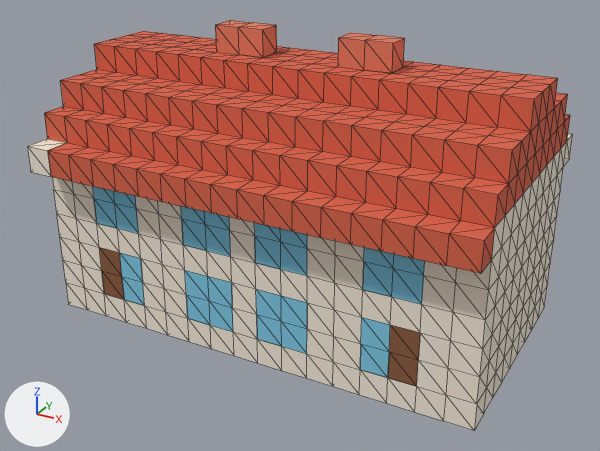
An edit to the glTF model assets/models/skins/voxel/semi_detached.glb, drawn before and after from the same camera.
Both versions are drawn from a 50 mm camera at (13.1, -24.24, 15.38) aimed at (0.15, -0.69, 3.6). The axes (+X, +Y, +Z) are drawn at lower left. The lights are the same throughout. The picture after the commit comes second. Mesh edges are drawn as thin lines. Where no turn or scale is listed for an object, it has been applied to the vertices.

Before the edit, the objects in view are built like this:
```python
me_semi_detached_door = bpy.data.meshes.new('semi_detached_door')
me_semi_detached_door.from_pydata(...)  # 12 vertices, 8 faces; spans x -6.06..6.06, y -4.2, z 0.93..2.8
me_semi_detached_door.materials.append(mat_door)  # brown #8b5a3c
me_semi_detached_roof_red = bpy.data.meshes.new('semi_detached_roof_red')
me_semi_detached_roof_red.from_pydata(...)  # 422 vertices, 774 faces; spans x -7.9..7.9, y -5.1..5.1, z 5.6..9.3
me_semi_detached_roof_red.materials.append(mat_roof_red)  # red #d9644a
me_semi_detached_wall_cream = bpy.data.meshes.new('semi_detached_wall_cream')
me_semi_detached_wall_cream.from_pydata(...)  # 498 vertices, 854 faces; spans x -7.9..7.9, y -5.1..5.1, z 0.0..6.5
me_semi_detached_wall_cream.materials.append(mat_wall_cream)  # pale yellow #f4e9d8
me_semi_detached_window = bpy.data.meshes.new('semi_detached_window')
me_semi_detached_window.from_pydata(...)  # 138 vertices, 120 faces; spans x -6.06..6.06, y -4.2..4.2, z 0.93..5.6
me_semi_detached_window.materials.append(mat_window)  # cyan #7ec8e3
ob_semi_detached_door = bpy.data.objects.new('semi_detached_door', me_semi_detached_door)
ob_semi_detached_door.location = (0.0, 0.0, 0.0)
ob_semi_detached_roof_red = bpy.data.objects.new('semi_detached_roof_red', me_semi_detached_roof_red)
ob_semi_detached_roof_red.location = (0.0, 0.0, 0.0)
ob_semi_detached_wall_cream = bpy.data.objects.new('semi_detached_wall_cream', me_semi_detached_wall_cream)
ob_semi_detached_wall_cream.location = (0.0, 0.0, 0.0)
ob_semi_detached_window = bpy.data.objects.new('semi_detached_window', me_semi_detached_window)
ob_semi_detached_window.location = (0.0, 0.0, 0.0)
# also in view: 'semi_detached_brick' at (0.0, 0.0, 9.79)
```
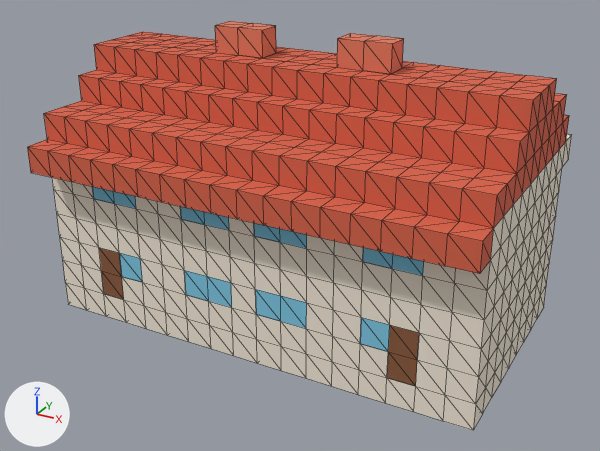
What the commit changed:
me_semi_detached_wall_cream is used by ob_semi_detached_wall_cream; location (0.0, 0.0, 0.0).
me_semi_detached_wall_cream had 498 vertices, 854 faces and spanned x -7.9..7.9, y -5.1..5.1, z 0.0..6.5.
me_semi_detached_wall_cream now has 509 vertices, 906 faces and spans x -7.9..7.9, y -4.2..5.1, z 0.0..6.5.
Part 1, on me_semi_detached_wall_cream:
9 vertices are removed from x -7.9..6.1, y -5.1..4.2, z 1.9..6.5.
20 faces are deleted.
2 vertices are added at (6.0, -4.2, 3.7), (6.0, -4.2, 4.7).
18 new vertices lie (0.0, 0.0, 1.0) away from vertices in x -5.1..6.1, y -4.2..4.2, z 0.9..3.7.
72 new faces join them.
me_semi_detached_roof_red is used by ob_semi_detached_roof_red; location (0.0, 0.0, 0.0).
me_semi_detached_roof_red had 422 vertices, 774 faces and spanned x -7.9..7.9, y -5.1..5.1, z 5.6..9.3.
me_semi_detached_roof_red now has 423 vertices, 778 faces and spans x -7.9..7.9, y -5.1..5.1, z 5.6..9.3.
Part 2, on me_semi_detached_roof_red:
5 vertices are removed from x -7.9..7.9, y -3.3..-2.3, z 7.5..8.4.
22 faces are deleted.
12 vertices in x -7.0..6.1, y -3.3, z 8.4 move by (0.9, 1.0, -1.0).
3 vertices in x -6.1..-0.5, y -3.3, z 8.4 move by (1.0, 1.0, -1.0).
6 vertices are added at (-7.9, -5.1, 6.5), (-7.9, -5.1, 5.6), (-7.9, -4.2, 5.6), (-7.0, -2.3, 7.4), (7.9, -3.3, 7.4), (7.9, -2.3, 7.4).
26 new faces join them.
me_semi_detached_window is used by ob_semi_detached_window; location (0.0, 0.0, 0.0).
me_semi_detached_window had 138 vertices, 120 faces and spanned x -6.06..6.06, y -4.2..4.2, z 0.93..5.6.
me_semi_detached_window now has 92 vertices, 60 faces and spans x -6.06..6.04, y -4.21..4.17, z 1.86..5.59.
me_semi_detached_window part 3: the loose piece of 9 vertices spanning x 4.2..6.06, y -4.2, z 3.73..5.6 is rebuilt with 6 vertices and now spans x 4.18..6.04, y -4.21, z 4.66..5.59.
me_semi_detached_window part 4: the loose piece of 9 vertices spanning x -6.06..-4.2, y -4.2, z 3.73..5.6 is rebuilt with 6 vertices and now spans x -6.06..-4.2, y -4.21, z 4.66..5.59.
me_semi_detached_window part 5: the loose piece of 9 vertices spanning x 0.47..2.33, y -4.2, z 0.93..2.8 is rebuilt with 6 vertices and now spans x 0.45..2.31, y -4.21, z 1.86..2.79.
me_semi_detached_window part 6: the loose piece of 9 vertices spanning x 0.47..2.33, y -4.2, z 3.73..5.6 is rebuilt with 6 vertices and now spans x 0.45..2.31, y -4.21, z 4.66..5.59.
me_semi_detached_window part 7: the loose piece of 9 vertices spanning x -2.33..-0.47, y -4.2, z 0.93..2.8 is rebuilt with 6 vertices and now spans x -2.34..-0.48, y -4.21, z 1.86..2.79.
me_semi_detached_window part 8: the loose piece of 9 vertices spanning x -2.33..-0.47, y -4.2, z 3.73..5.6 is rebuilt with 6 vertices and now spans x -2.34..-0.48, y -4.21, z 4.66..5.59.
me_semi_detached_window part 9: the loose piece of 6 vertices spanning x -5.13..-4.2, y -4.2, z 0.93..2.8 is rebuilt with 4 vertices and now spans x -5.13..-4.2, y -4.21, z 1.86..2.79.
me_semi_detached_window part 10: the loose piece of 6 vertices spanning x 4.2..5.13, y -4.2, z 0.93..2.8 is rebuilt with 4 vertices and now spans x 4.18..5.11, y -4.21, z 1.86..2.79.
Other edits to the shape of me_semi_detached_window do not show in these pictures.

What differs and where, as boxes (x1, y1, x2, y2) in the pictures (600 x 451 px; the box of a moved part takes in the faces that stretch with it):
'semi_detached_roof_red', reshaped: before (44, 31, 570, 273); after (27, 32, 569, 274)
'semi_detached_wall_cream', reshaped: before (27, 134, 573, 430); after (52, 134, 572, 430)
'semi_detached_window', reshaped (13% shorter): before (93, 186, 425, 378); after (92, 186, 424, 352)
part 1 of me_semi_detached_wall_cream, cut back: before (27, 139, 456, 341); after (94, 199, 455, 378)
part 2 of me_semi_detached_roof_red, moved or reshaped: before (60, 75, 527, 215); after (27, 75, 526, 215)
part 3 of me_semi_detached_window, rebuilt: before (363, 247, 425, 304); after (363, 248, 424, 276)
part 4 of me_semi_detached_window, rebuilt: before (93, 186, 139, 234); after (92, 186, 136, 208)
part 5 of me_semi_detached_window, rebuilt (39% shorter): before (256, 289, 307, 354); after (255, 289, 307, 328)
part 6 of me_semi_detached_window, rebuilt: before (254, 223, 307, 276); after (254, 223, 307, 248)
part 7 of me_semi_detached_window, rebuilt (38% shorter): before (185, 270, 233, 332); after (184, 270, 232, 308)
part 8 of me_semi_detached_window, rebuilt: before (181, 206, 231, 257); after (180, 206, 229, 230)
part 9 of me_semi_detached_window, rebuilt (8% narrower, 44% shorter): before (120, 253, 145, 306); after (119, 253, 142, 282)
part 10 of me_semi_detached_window, rebuilt (42% shorter): before (360, 317, 390, 378); after (360, 317, 390, 352)
